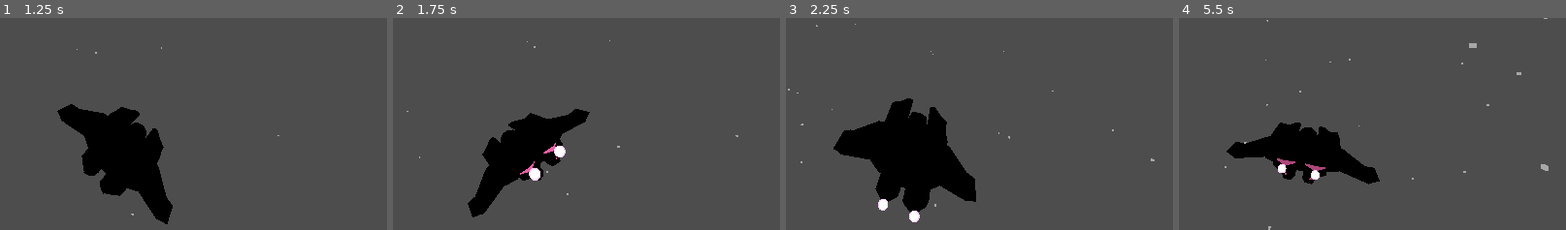
Above: before the commit, frames 1-4 (left to right).
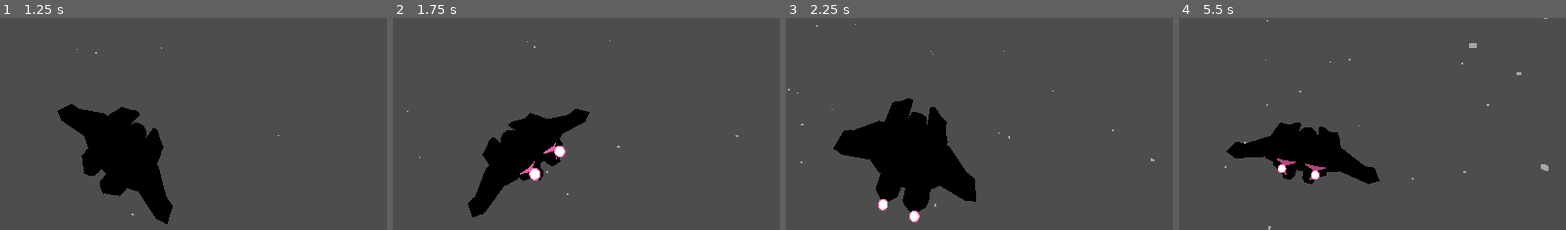
Above: after the commit, the same moments.

Repository: RyanRemer/ship_controller
Game: Godot game, scene res://ship_controller/player.tscn
Two runs of this game, one before a commit and one after it. Both use one fixed random seed, a clock stepped at 60 frames per second and the inputs below. After the commit the project has no main scene; this scene is started directly in both runs.
Inputs (mouse positions are % of the whole screen's width and height, from its top left):
- Up to frame 1 (1.25 s): tap Enter at 0.5 s; move the mouse to (72, 44) at 0.52 s; hold Right (ui_right) from 0.53 s (still down)
- Up to frame 2 (1.75 s): move the mouse to (30, 54) at 1.27 s; release Right (ui_right) at 1.28 s; hold Down (ui_down) from 1.28 s (still down)
- Up to frame 3 (2.25 s): tap Space at 2 s; move the mouse to (60, 26) at 2.02 s; release Down (ui_down) at 2.03 s; hold Right (ui_right) from 2.03 s (still down)
- Up to frame 4 (5.5 s): tap Enter at 2.75 s; move the mouse to (45, 69) at 2.77 s; release Right (ui_right) at 2.78 s; hold Up (ui_up) 2.78-3.53 s; move the mouse to (80, 64) at 3.52 s; hold Left (ui_left) 3.53-5.03 s; tap Escape (pause) at 4.15 s; move the mouse to (20, 34) at 4.27 s; move the mouse to (55, 49) at 5.02 s; hold Down (ui_down) from 5.03 s (still down)
The pictures show only the part of the screen within x 34-84%, y 41-91%; the shares and areas given below are measured in that part.

Frame 1 is identical in both runs. In frame 2, 0.1% of the frame differs, in the area x 35-45%, y 60-77%; in frame 3, less than 0.1%; in frame 4, less than 0.1%.

Commit message:
move components to ship_controller directory

Diff:
--- a/main.gd
+++ /dev/null
@@ -1,12 +0,0 @@
-extends Node3D
-
-@onready var player = $Player;
-
-func _input(event):
-	if event.is_action_pressed("ui_up") or event.is_action_pressed("ui_down"):
-		player.enable_rotation = true;
-		player.enable_movement = true;
-
-	if event.is_action_pressed("pause"):
-		player.enable_rotation = false;
-		player.enable_movement = false;
--- a/main.tscn
+++ /dev/null
@@ -1,43 +0,0 @@
-[gd_scene load_steps=9 format=3 uid="uid://bxcafevbx05qu"]
-
-[ext_resource type="Script" path="res://main.gd" id="1_pd2au"]
-[ext_resource type="Shader" path="res://nebulas/nebula.gdshader" id="1_taw8x"]
-[ext_resource type="Texture2D" uid="uid://d4lpva5t8j5d0" path="res://nebulas/variants/nebua_11111113.png" id="2_71tbe"]
-[ext_resource type="PackedScene" uid="uid://dlrkkjhqsf6py" path="res://ship_controller/player.tscn" id="3_xn25q"]
-
-[sub_resource type="ShaderMaterial" id="ShaderMaterial_qaueg"]
-shader = ExtResource("1_taw8x")
-shader_parameter/x_tiles = 1.0
-shader_parameter/y_tiles = 2.0
-shader_parameter/pole_fading = 3.0
-shader_parameter/transparency = 1.0
-shader_parameter/nebula_image = ExtResource("2_71tbe")
-
-[sub_resource type="Sky" id="Sky_g2l3g"]
-sky_material = SubResource("ShaderMaterial_qaueg")
-
-[sub_resource type="Environment" id="Environment_hgngo"]
-background_mode = 2
-background_color = Color(0.580392, 0.580392, 0.580392, 1)
-sky = SubResource("Sky_g2l3g")
-glow_enabled = true
-glow_intensity = 1.0
-
-[sub_resource type="BoxMesh" id="BoxMesh_c3ml8"]
-
-[node name="Main" type="Node3D"]
-script = ExtResource("1_pd2au")
-
-[node name="WorldEnvironment" type="WorldEnvironment" parent="."]
-environment = SubResource("Environment_hgngo")
-
-[node name="Cube" type="MeshInstance3D" parent="."]
-transform = Transform3D(4, 0, 0, 0, 4, 0, 0, 0, 4, 0, 0, 100)
-mesh = SubResource("BoxMesh_c3ml8")
-
-[node name="DirectionalLight3D" type="DirectionalLight3D" parent="."]
-transform = Transform3D(-0.550801, 0.709129, -0.440176, 0, 0.527386, 0.849626, 0.834636, 0.467975, -0.290485, 0, 0, 0)
-
-[node name="Player" parent="." instance=ExtResource("3_xn25q")]
-enable_rotation = false
-enable_movement = false
--- a/project.godot
+++ b/project.godot
@@ -11,7 +11,7 @@
 [application]
 
 config/name="ship_controller"
-run/main_scene="res://main.tscn"
+run/main_scene="res://youtube/main.tscn"
 config/features=PackedStringArray("4.0", "Mobile")
 config/icon="res://icon.svg"
 
--- a/ship_controller/flames.gd
+++ b/ship_controller/flames.gd
@@ -4,6 +4,7 @@
 @export var flame_color = Color.from_string("00fff7", Color.WHITE):
 	set(color):
 		flame_color = color;
+		flame_mesh.material_override.albedo_color = color;
 		flame_mesh.material_override.emission = flame_color;
 
 @onready var flame_mesh = $FlameMesh;
--- a/ship_controller/flames.tscn
+++ b/ship_controller/flames.tscn
@@ -10,11 +10,7 @@
 [sub_resource type="StandardMaterial3D" id="StandardMaterial3D_fc2wn"]
 next_pass = SubResource("StandardMaterial3D_83m3q")
 cull_mode = 1
-shading_mode = 2
-specular_mode = 2
-emission_enabled = true
-emission = Color(0, 0.917647, 1, 1)
-emission_energy_multiplier = 2.0
+shading_mode = 0
 grow_amount = -0.1
 
 [sub_resource type="SphereMesh" id="SphereMesh_tulpy"]
Renamed: player.gd -> ship_controller/player.gd
Not shown: 1 places in ship_controller/player.tscn that only renumber resources
Renamed: player_v2.gd -> ship_controller/player_v2.gd
Renamed: player_v3.gd -> ship_controller/player_v3.gd
Renamed: player_v4.gd -> ship_controller/player_v4.gd
Not shown, changed: .gitignore
